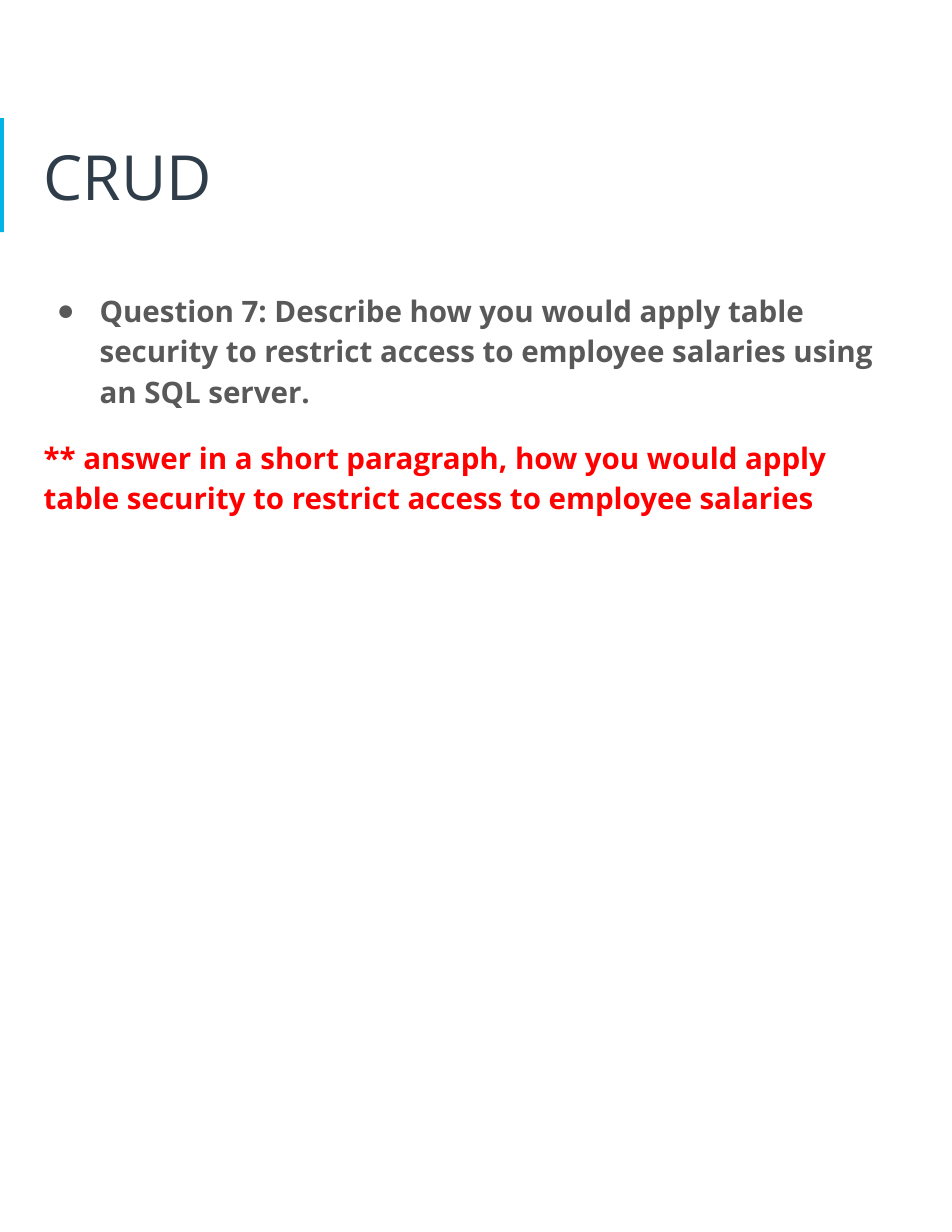
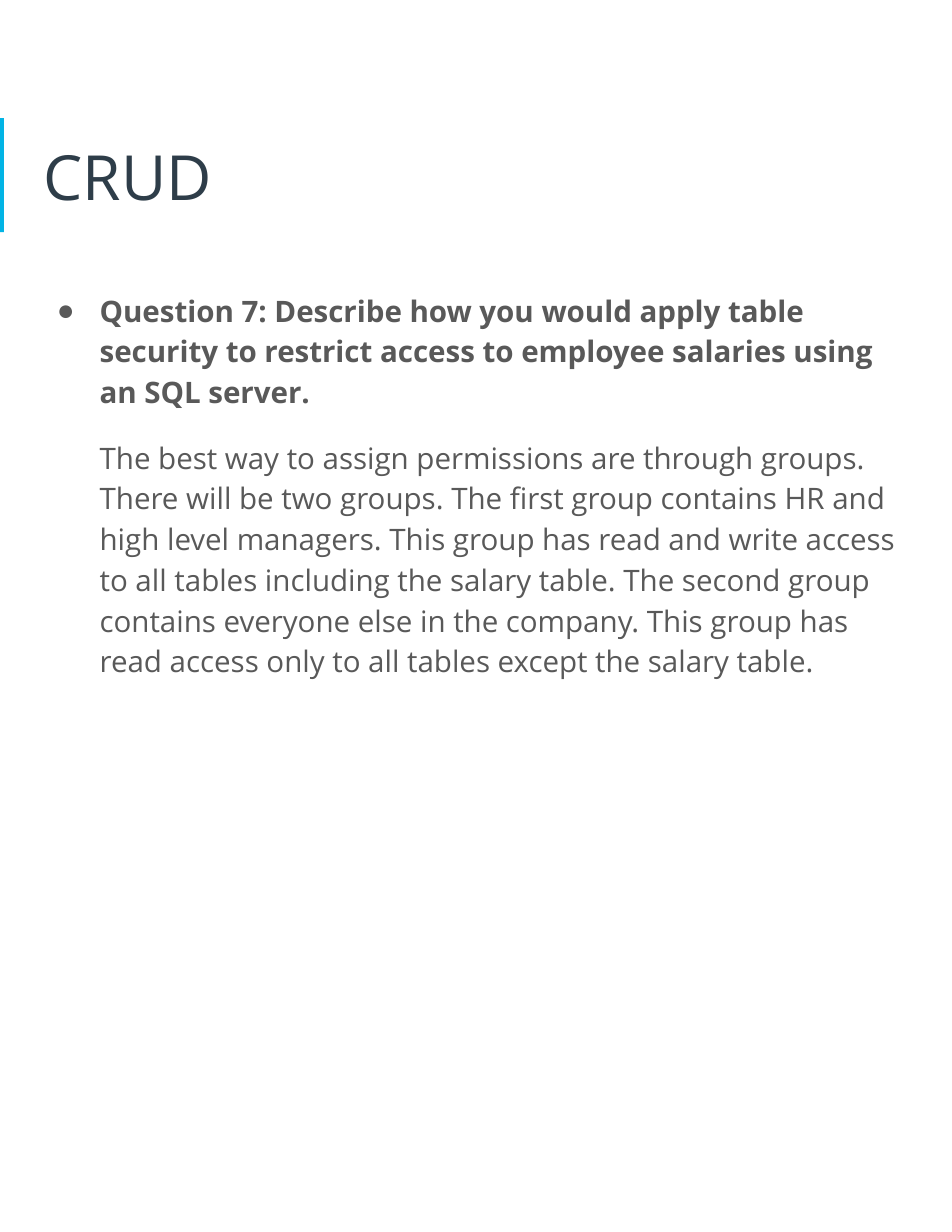
Before and after one commit to elok/Data-Architect-ND-HR-Database, a slide deck: slide 24 of Proposal.pptx. Drawn at 952x1232 pixels with LibreOffice and Linux fonts; fonts in the diff are those of the drawing. Boxes give left, top, right and bottom in pixels: in the first picture for what was removed or moved away, otherwise in the second. Text is boxed around its words. In the diff, an @@ line names an element or a change of style, - is before the commit and + after.

Commit message:
updated proposal with answers, adding screenshots

```diff
--- a/Proposal.pptx
+++ b/Proposal.pptx
@@ text at [100, 446, 895, 679]: text changed; text colour #FF0000 to #595959; bold off @@
-** answer in a short paragraph, how you would apply table security to restrict access to employee salaries
+The best way to assign permissions are through groups. There will be two groups. The first group contains HR and high level managers. This group has read and write access to all tables including the salary table. The second group contains everyone else in the company. This group has read access only to all tables except the salary table.
```
Also in this commit, not shown: 12 other slides changed, 4 other files.
